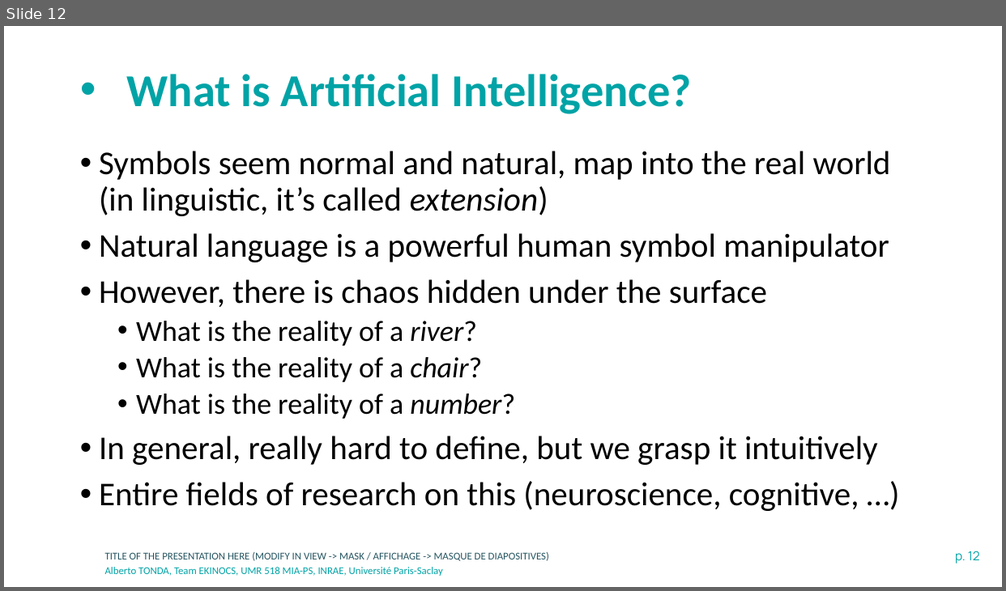
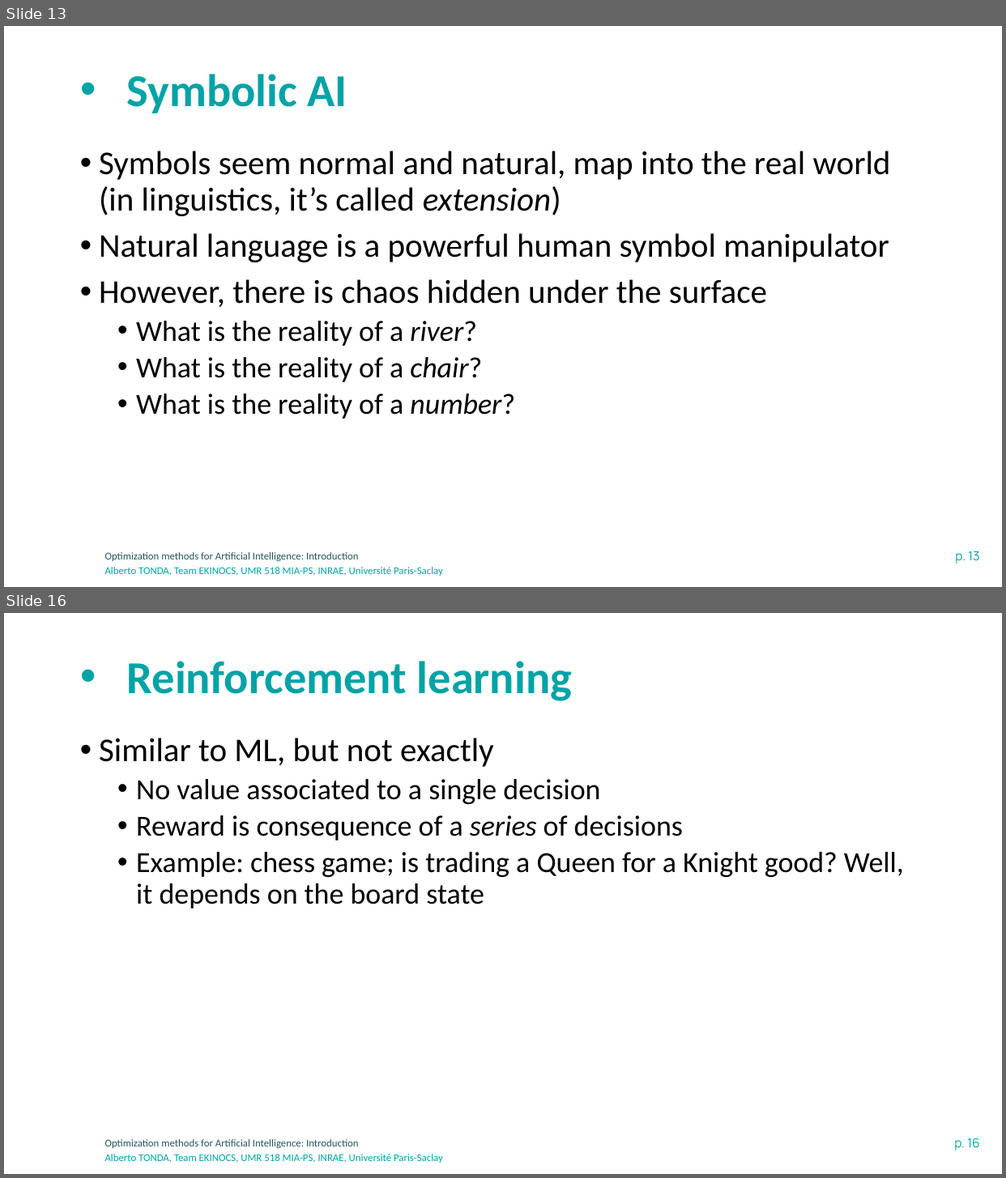
Before and after one commit to albertotonda/teaching, a slide deck: optimization-methods-for-artificial-intelligence/introduction.pptx. Shown one above the other, each under a label of ours: slide 12 before the commit, slides 13 and 16 after it; the slides between them are not shown. The pictures are 1006x591 and 1006x1178 pixels, drawn with LibreOffice and Linux fonts; fonts in the diff are those of the drawing; background and template pictures are left out. Boxes give left, top, right and bottom in pixels: in the first picture for what was removed or moved away, otherwise in the second. Text is boxed around its words. In the diff, an @@ line names an element or a change of style, - is before the commit and + after.

```diff
--- a/optimization-methods-for-artificial-intelligence/introduction.pptx
+++ b/optimization-methods-for-artificial-intelligence/introduction.pptx
@@ slide 16 added at [4,613,1002,1174], background #FFFFFF; not listed: 3 template elements that a slide beside it also shows @@
@@ title added at [127,661,572,701], 44 pt, text #00A3A6, bold @@
+• Reinforcement learning
@@ text added at [99,738,904,909], 28 pt, text #000000 @@
+• Similar to ML, but not exactly
+  • No value associated to a single decision
+  • Reward is consequence of a series of decisions
+  • Example: chess game; is trading a Queen for a Knight good? Well, it depends on the board state
@@ what was slide 12 is now slide 13 @@
@@ slide 13 changed as well @@
@@ title at [127,74,347,113]: text changed @@
-• What is Artificial Intelligence?
+• Symbolic AI
@@ text at [99,151,891,216]: text changed @@
-• Symbols seem normal and natural, map into the real world (in linguistic, it’s called extension)
+• Symbols seem normal and natural, map into the real world (in linguistics, it’s called extension)
@@ text at [99,436,878,511]: paragraphs removed @@
-• In general, really hard to define, but we grasp it intuitively
-• Entire fields of research on this (neuroscience, cognitive, …)
@@ text at [105,552,359,561]: text changed @@
-TITLE OF THE PRESENTATION HERE (MODIFY IN VIEW -> MASK / AFFICHAGE -> MASQUE DE DIAPOSITIVES)
+Optimization methods for Artificial Intelligence: Introduction
@@ page number at [955,552,980,564]: text changed @@
-p. 12
+p. 13
```
Also in this commit, not shown: 11 other slides changed, 10 other slides added, 4 other files.
